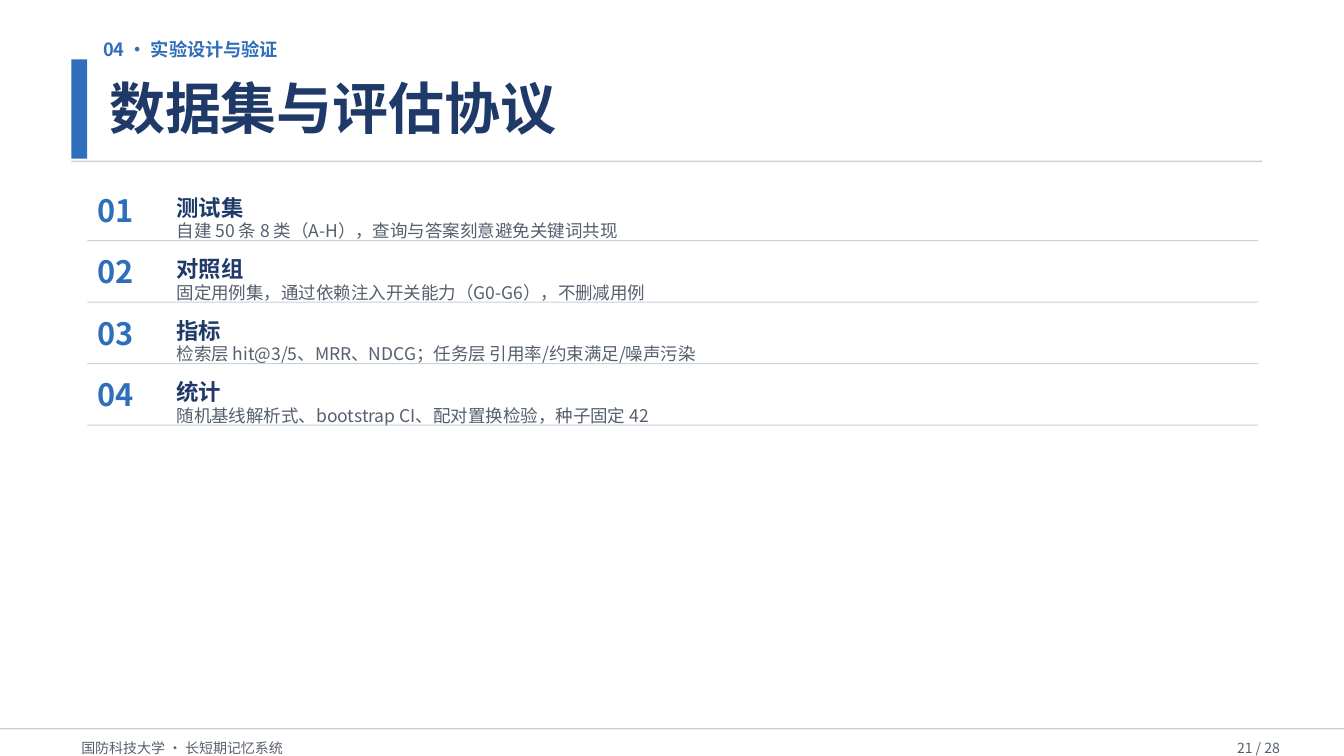
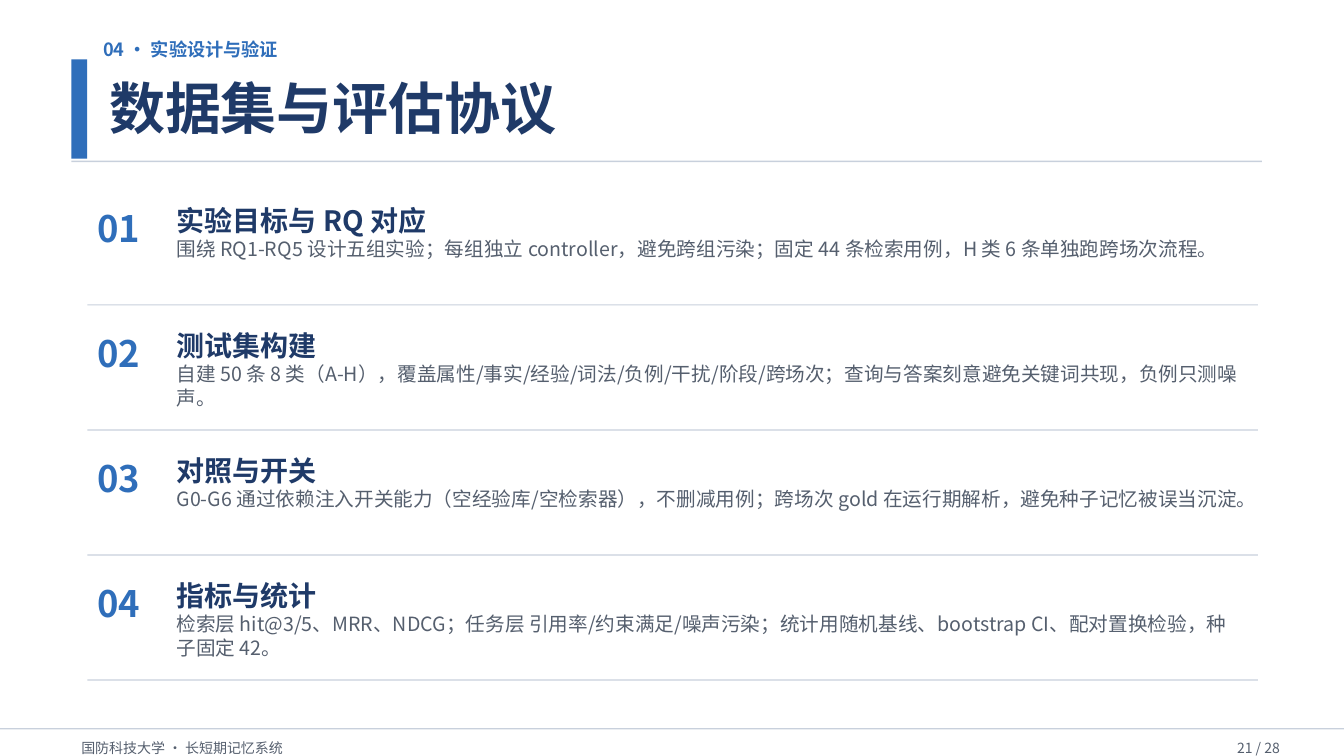
Before and after one commit to Outer-nebula-observer/yz-03, a slide deck: slide 21 of 汇报PPT/最终汇报成果.pptx. Drawn at 1344x756 pixels with LibreOffice and Linux fonts; fonts in the diff are those of the drawing. Boxes give left, top, right and bottom in pixels: in the first picture for what was removed or moved away, otherwise in the second. Text is boxed around its words. In the diff, an @@ line names an element or a change of style, - is before the commit and + after.

Commit message:
docs: 实验设计与验证四页重做——讲清实验设计、内容充实、竖向铺满

```diff
--- a/汇报PPT/最终汇报成果.pptx
+++ b/汇报PPT/最终汇报成果.pptx
@@ text "01" moved from (x1=97, y1=199, x2=133, y2=223) to (x1=97, y1=214, x2=140, y2=243) @@
@@ text at (x1=177, y1=207, x2=426, y2=237): text changed; size 16 to 20 pt @@
-测试集
+实验目标与 RQ 对应
@@ text at (x1=177, y1=236, x2=1217, y2=260): text changed; size 12.5 to 14 pt @@
-自建 50 条 8 类（A-H），查询与答案刻意避免关键词共现
+围绕 RQ1-RQ5 设计五组实验；每组独立 controller，避免跨组污染；固定 44 条检索用例，H 类 6 条单独跑跨场次流程。
@@ text "02" moved from (x1=97, y1=260, x2=133, y2=284) to (x1=97, y1=339, x2=140, y2=368) @@
@@ rectangle moved from (x1=88, y1=240, x2=1258, y2=241) to (x1=88, y1=304, x2=1258, y2=306) @@
@@ text at (x1=177, y1=332, x2=317, y2=359): text changed; size 16 to 20 pt @@
-对照组
+测试集构建
@@ text at (x1=177, y1=364, x2=1237, y2=407): text changed; size 12.5 to 14 pt @@
-固定用例集，通过依赖注入开关能力（G0-G6），不删减用例
+自建 50 条 8 类（A-H），覆盖属性/事实/经验/词法/负例/干扰/阶段/跨场次；查询与答案刻意避免关键词共现，负例只测噪声。
@@ rectangle moved from (x1=88, y1=301, x2=1258, y2=302) to (x1=88, y1=430, x2=1258, y2=431) @@
@@ text "03" moved from (x1=97, y1=322, x2=133, y2=346) to (x1=97, y1=464, x2=140, y2=493) @@
@@ text at (x1=177, y1=457, x2=317, y2=484): text changed; size 16 to 20 pt @@
-指标
+对照与开关
@@ text at (x1=177, y1=489, x2=1256, y2=511): text changed; size 12.5 to 14 pt @@
-检索层 hit@3/5、MRR、NDCG；任务层 引用率/约束满足/噪声污染
+G0-G6 通过依赖注入开关能力（空经验库/空检索器），不删减用例；跨场次 gold 在运行期解析，避免种子记忆被误当沉淀。
@@ rectangle moved from (x1=88, y1=363, x2=1258, y2=364) to (x1=88, y1=555, x2=1258, y2=556) @@
@@ size 22 to 26 pt in 4 elements at (x1=97, y1=214, x2=140, y2=243), (x1=97, y1=339, x2=140, y2=368), (x1=97, y1=464, x2=140, y2=493), (x1=97, y1=589, x2=140, y2=618) @@
@@ text "04" moved from (x1=97, y1=383, x2=133, y2=407) to (x1=97, y1=589, x2=140, y2=618) @@
@@ text at (x1=177, y1=582, x2=317, y2=609): text changed; size 16 to 20 pt @@
-统计
+指标与统计
@@ text at (x1=177, y1=614, x2=1226, y2=657): text changed; size 12.5 to 14 pt @@
-随机基线解析式、bootstrap CI、配对置换检验，种子固定 42
+检索层 hit@3/5、MRR、NDCG；任务层 引用率/约束满足/噪声污染；统计用随机基线、bootstrap CI、配对置换检验，种子固定 42。
@@ rectangle moved from (x1=88, y1=424, x2=1258, y2=425) to (x1=88, y1=680, x2=1258, y2=681) @@
```
Also in this commit, not shown: 4 other slides changed, 2 other files.
